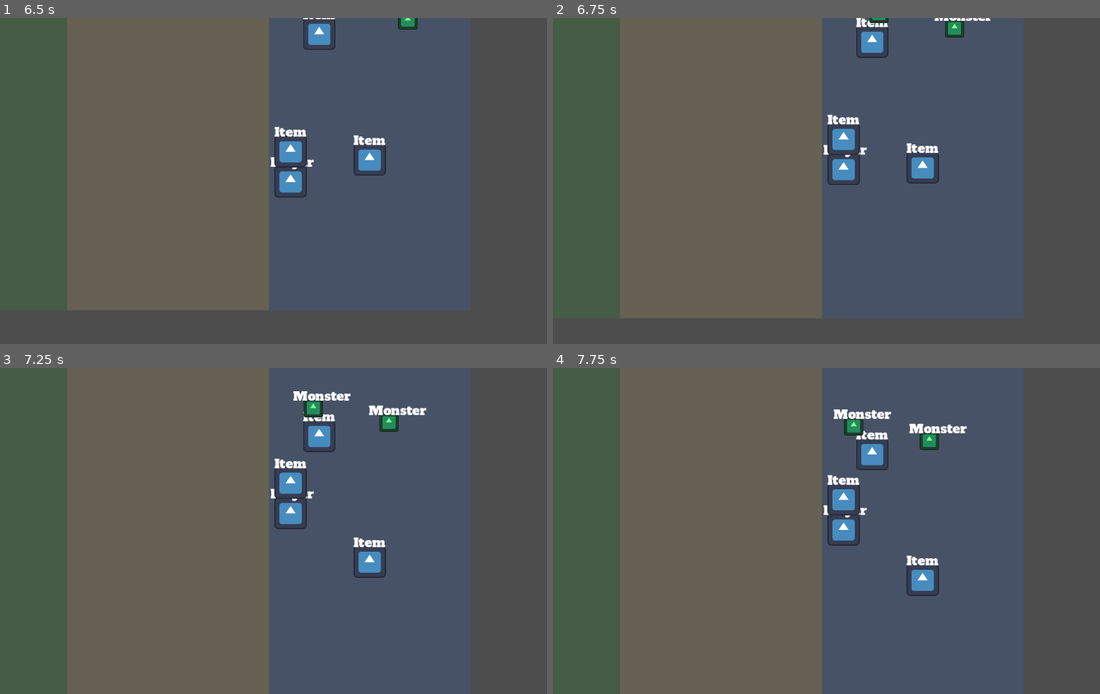
Above: before the commit, frames 1-4 (two rows, left to right).
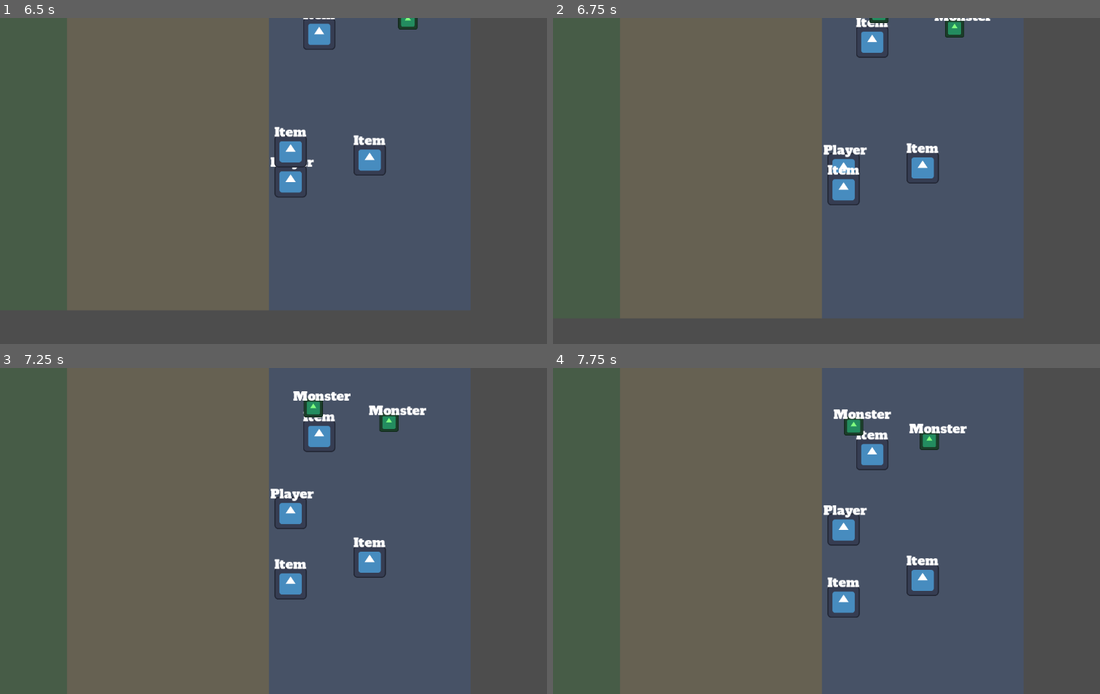
Above: after the commit, the same moments.

Repository: poga/dark-sea
Game: Godot game, scene res://scenes/game/main.tscn
Two runs of this game, one before a commit and one after it. Both use one fixed random seed, a clock stepped at 60 frames per second and the inputs below. The project has no main scene, so this scene is started directly. The engine's default icon, where the game draws it, is replaced by a stand-in: a white triangle on a blue panel in a dark square.
Inputs (mouse positions are in pixels of both pictures, inside the frame that each line leads up to):
- Up to frame 1 (6.5 s): tap Enter at 0.5 s; move the mouse to (415, 164) at 0.52 s; hold D (move_right) 0.53-1.25 s; hold Space (interact) 0.53-1.25 s; click (415, 164) at 0.67 s; drag from (175, 197) to (38, 181) at 1.27 s; move the mouse to (350, 109) at 2.02 s; hold D (move_right) 2.03-2.75 s; tap Alt at 2.1, 5.1 s; drag from (262, 246) to (317, 181) at 2.77 s; move the mouse to (464, 229) at 3.52 s; hold A (move_left) 3.53-4.25 s; hold Space (interact) 3.53-4.25 s; drag from (114, 132) to (273, 151) at 4.27 s; move the mouse to (317, 181) at 5.02 s; hold S (move_down) 5.03-5.75 s; click (317, 181) at 5.17 s; drag from (202, 99) to (289, 171) at 5.77 s
- Up to frame 2 (6.75 s): move the mouse to (968, 164) at 6.52 s; hold W (move_up) from 6.53 s (still down); hold Space (interact) from 6.53 s (still down)
- Up to frame 3 (7.25 s): keep holding W (move_up); keep holding Space (interact)
- Up to frame 4 (7.75 s): release W (move_up) at 7.25 s; release Space (interact) at 7.25 s; drag from (728, 547) to (924, 560) at 7.27 s

Frame 1 is identical in both runs. In frame 2, 1.0% of the frame differs, in the area x 50-57%, y 29-58%; in frame 3, 1.0%; in frame 4, 1.0%.

Commit message:
fix: set zone collision_layer=1 so PickupZone can detect them
Zones had collision_layer=0, making them invisible to the player's
PickupZone Area2D. This prevented current_zone from ever being set,
so can_drop() always returned false.

Co-Authored-By: Claude Opus 4.6 <noreply@anthropic.com>

Diff:
--- a/scenes/zones/beach_zone.tscn
+++ b/scenes/zones/beach_zone.tscn
@@ -6,7 +6,7 @@
 size = Vector2(400, 800)
 
 [node name="BeachZone" type="Area2D"]
-collision_layer = 0
+collision_layer = 1
 collision_mask = 0
 monitorable = true
 monitoring = false
--- a/scenes/zones/sea_zone.tscn
+++ b/scenes/zones/sea_zone.tscn
@@ -6,7 +6,7 @@
 size = Vector2(400, 800)
 
 [node name="SeaZone" type="Area2D"]
-collision_layer = 0
+collision_layer = 1
 collision_mask = 0
 monitorable = true
 monitoring = false
--- a/scenes/zones/tower_zone.tscn
+++ b/scenes/zones/tower_zone.tscn
@@ -6,7 +6,7 @@
 size = Vector2(200, 800)
 
 [node name="TowerZone" type="Area2D"]
-collision_layer = 0
+collision_layer = 1
 collision_mask = 0
 monitorable = true
 monitoring = false
